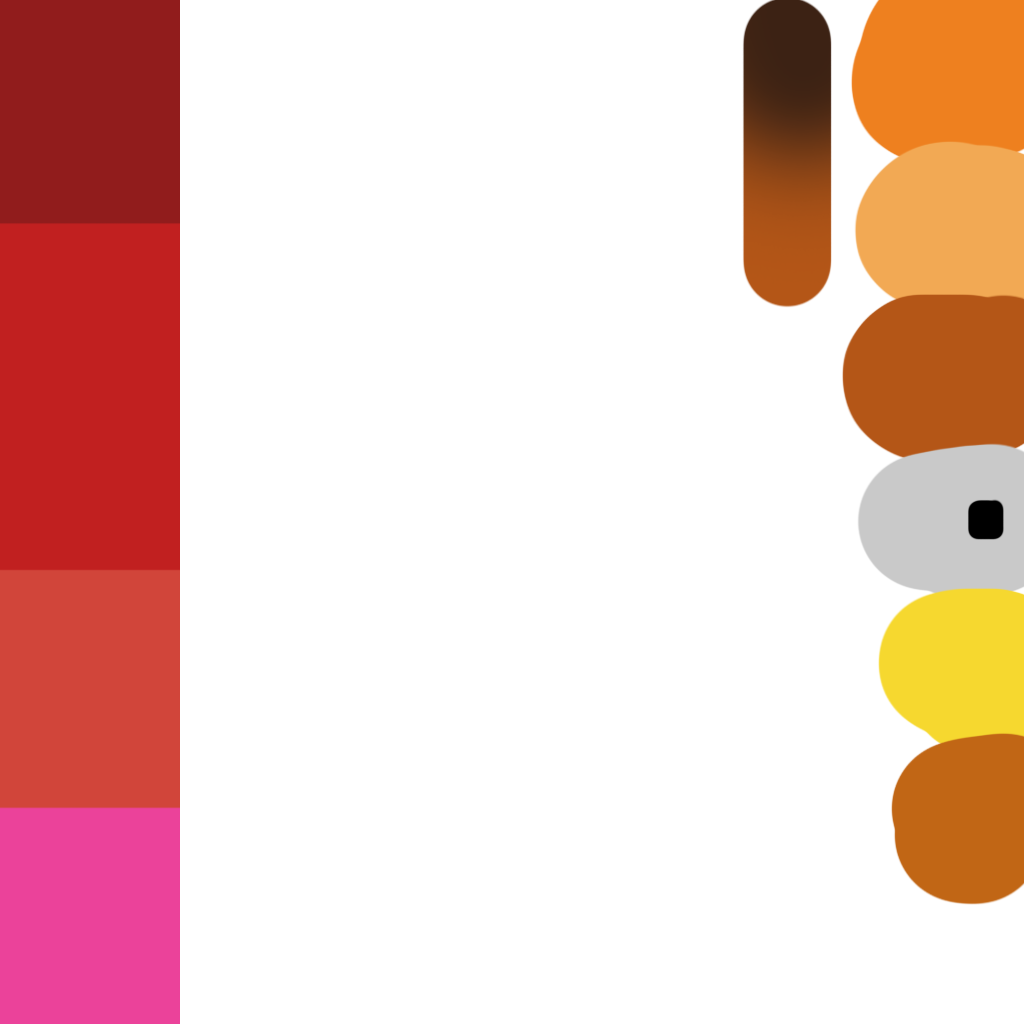
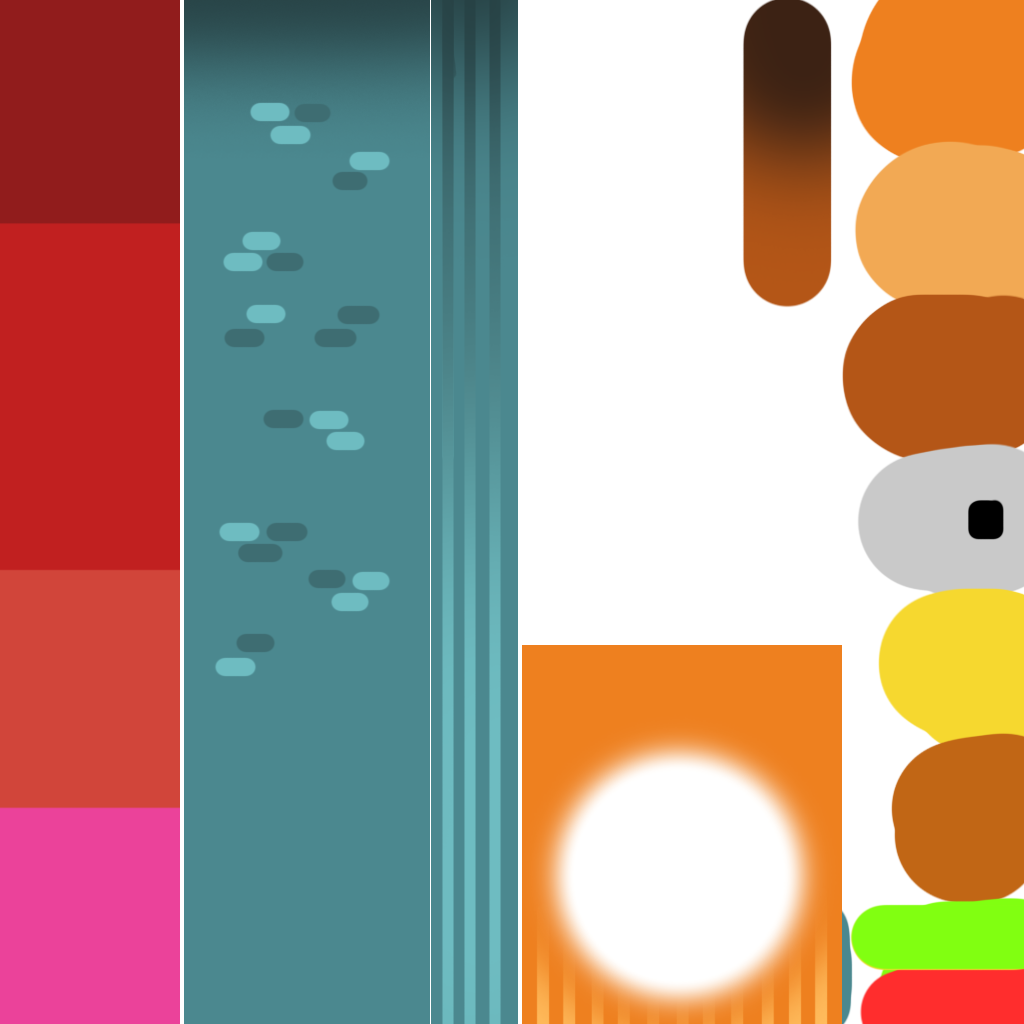
Layered file, before and after one edit (1024x1024). Changes by layer:
added layer "Layer 19" above "Layer 21" over (522, 714, 840, 1024)
added layer "Layer 21" above "Layer 20" over (431, 733, 932, 1024)
added layer "Layer 20" above "Layer 18" over (536, 886, 828, 1024)
added layer "Layer 18" above "Layer 12" over (522, 645, 842, 1024)
added layer "Layer 12" above "Layer 11" over (223, 103, 381, 653)
added layer "Layer 11" above "Layer 15" over (214, 102, 391, 677)
added layer "Layer 15" above "Layer 14" over (184, 0, 1024, 1024)
added layer "Layer 14" above "Layer 16" over (441, 0, 502, 1024)
added layer "Layer 16" above "Layer 13" over (184, 0, 518, 289)
added layer "Layer 13" above "Layer 17" over (431, 0, 518, 1024)
added layer "Layer 17" above "Layer 10" over (184, 0, 518, 167)
added layer "Layer 10" above "Layer 9" over (184, 0, 430, 1024)
added layer "Layer 9" above "Layer 6" over (743, 897, 1024, 1024)
